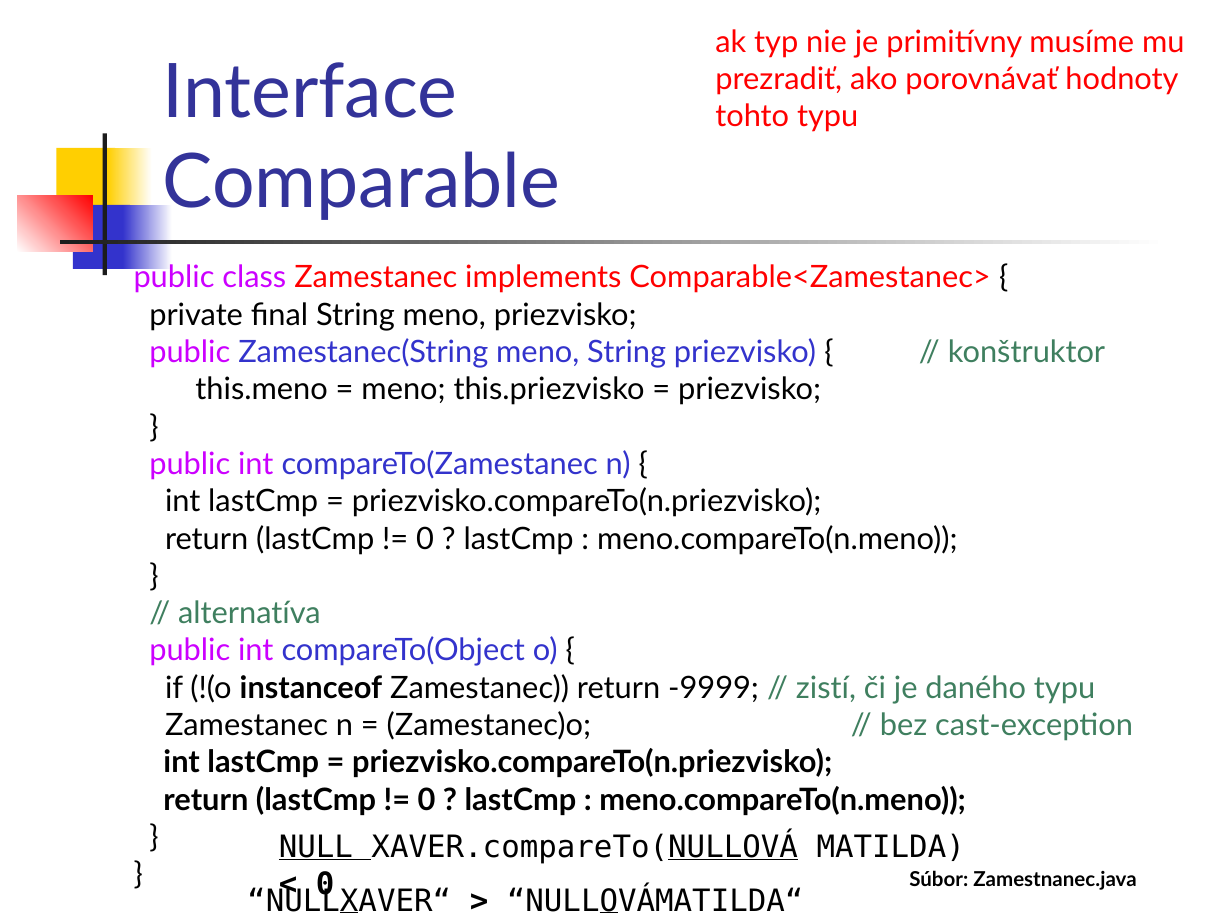
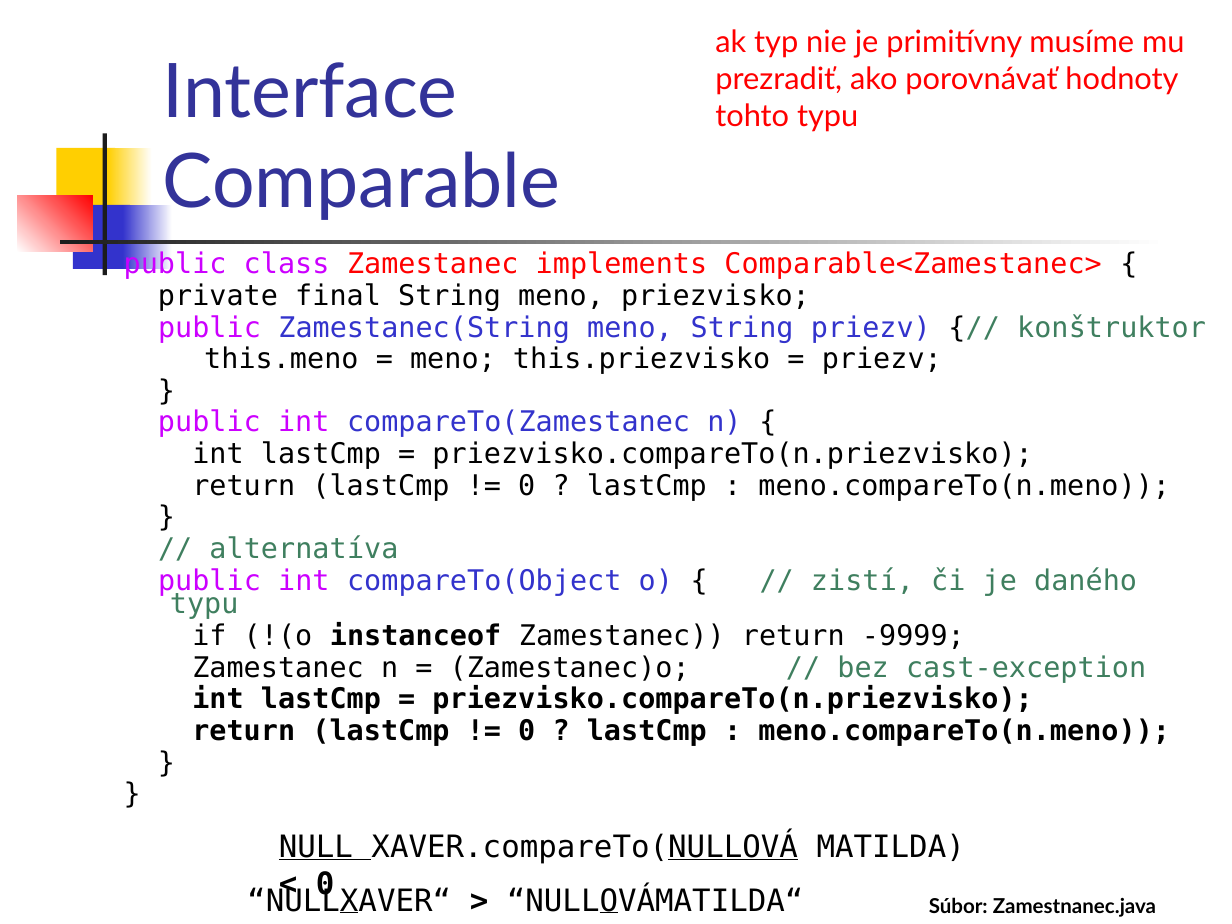
Before and after one commit to Programovanie4/Prednasky, a slide deck: slide 12 of 06/06_java_intro.ppt. Drawn at 1232x924 pixels with LibreOffice and Linux fonts; fonts in the diff are those of the drawing. Boxes give left, top, right and bottom in pixels: in the first picture for what was removed or moved away, otherwise in the second. Text is boxed around its words. In the diff, an @@ line names an element or a change of style, - is before the commit and + after.

```diff
--- a/06/06_java_intro.ppt
+++ b/06/06_java_intro.ppt
@@ text "public class Zamestanec implements Comparable<Zamestanec> ...": place and size @@
-text "public class Zamestanec implements Comparable<Zamestanec> ..." at bbox=[134, 261, 1133, 815]
+text "public class Zamestanec implements Comparable<Zamestanec> ..." at bbox=[124, 250, 1206, 746]
@@ text at bbox=[124, 250, 1170, 746]: size 18 to 16.6 pt, font Lato to DejaVu Sans Mono in "public class Zamestanec implements Comparable<Zamestanec> {", "private final String meno, priezvisko;", "}", "public int compareTo(Zamestanec n) {" and 9 more places; line spacing 0.8 to 0.7 @@
@@ text at bbox=[158, 314, 1206, 374]: text changed; size 18 to 16.6 pt; font Lato to DejaVu Sans Mono @@
-public Zamestanec(String meno, String priezvisko) { // konštruktor
-this.meno = meno; this.priezvisko = priezvisko;
+public Zamestanec(String meno, String priezv) {// konštruktor
+this.meno = meno; this.priezvisko = priezv;
@@ text at bbox=[158, 567, 1137, 649]: text changed; size 18 to 16.6 pt; font Lato to DejaVu Sans Mono @@
-public int compareTo(Object o) {
-if (!(o instanceof Zamestanec)) return -9999; // zistí, či je daného typu
+public int compareTo(Object o) { // zistí, či je daného typu
+if (!(o instanceof Zamestanec)) return -9999;
@@ text "Súbor: Zamestnanec.java": place and size @@
-text "Súbor: Zamestnanec.java" at bbox=[909, 870, 1136, 890]
+text "Súbor: Zamestnanec.java" at bbox=[929, 897, 1156, 917]
```
Also in this commit, not shown: 10 other slides changed, 1 slide added, 3 other files.
